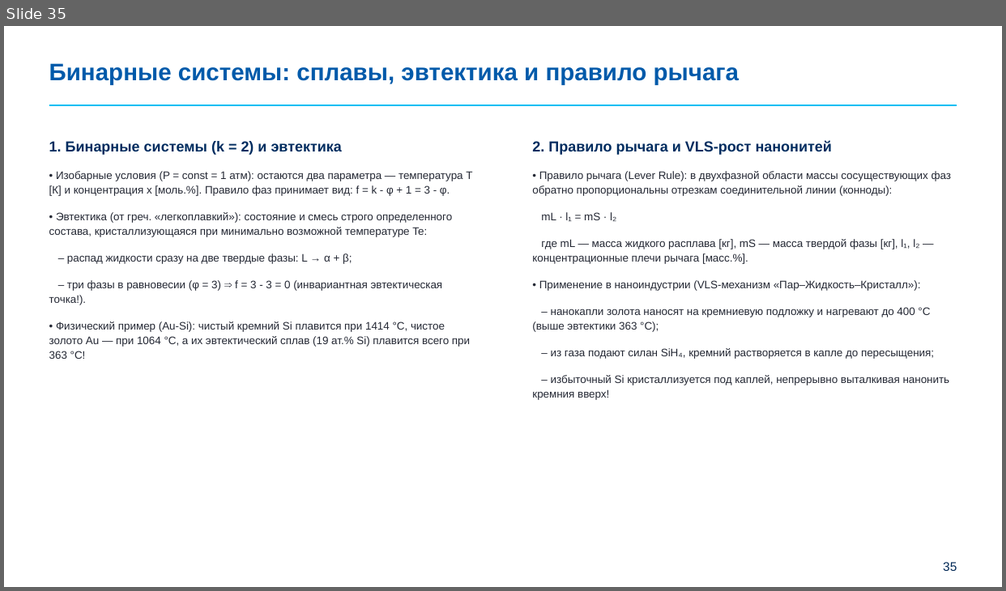
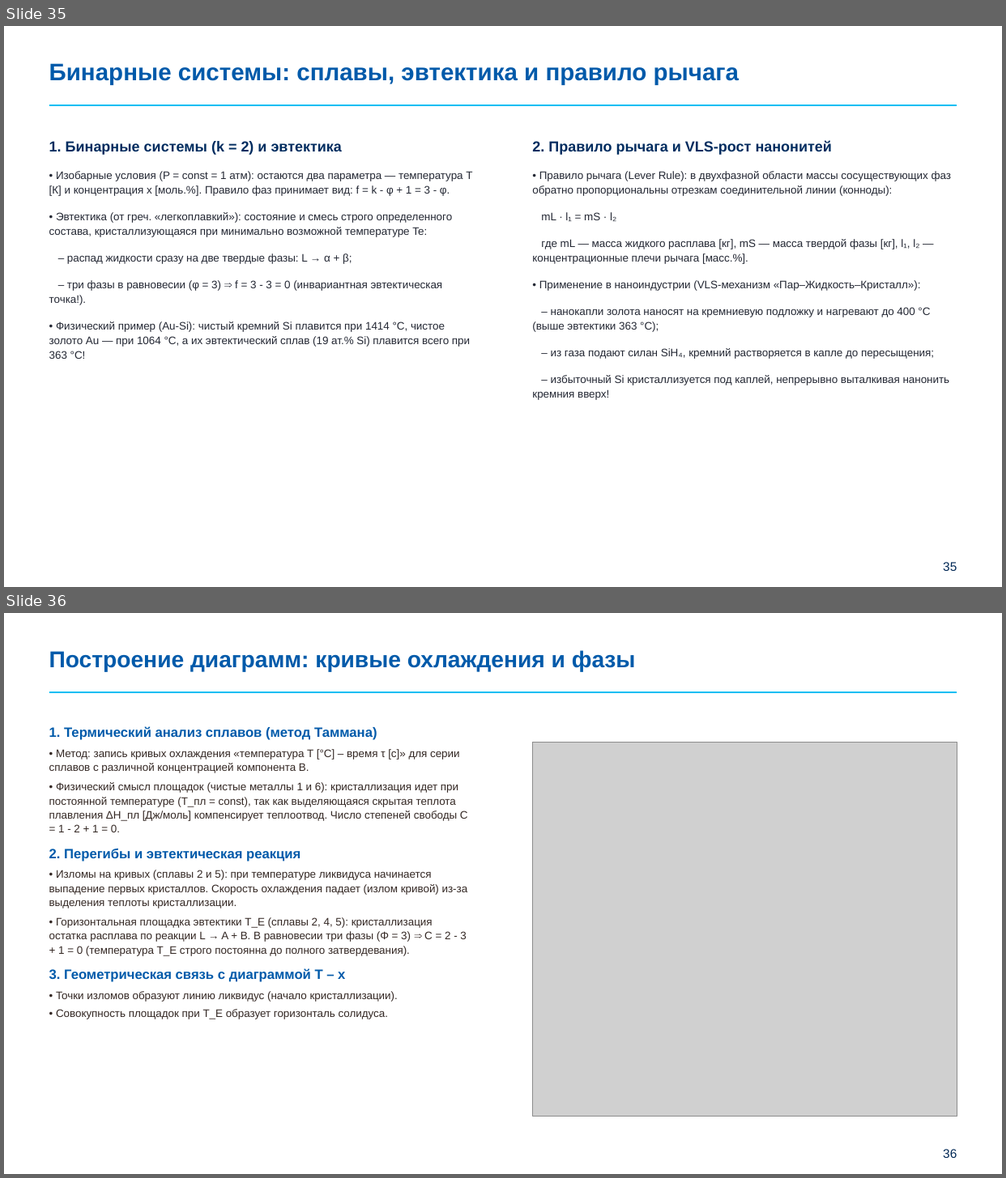
Before and after one commit to brattri3/nanophysics-course, a slide deck: course_materials/semester_4/lectures/lecture_02_thermodynamics_master_layouts.pptx. Shown one above the other, each under a label of ours: slide 35 before the commit, slides 35 and 36 after it. The pictures are 1006x591 and 1006x1178 pixels, drawn with LibreOffice and Linux fonts; fonts in the diff are those of the drawing; grey boxes stand for pictures; background and template pictures are left out. Boxes give left, top, right and bottom in pixels: in the first picture for what was removed or moved away, otherwise in the second. Text is boxed around its words. In the diff, an @@ line names an element or a change of style, - is before the commit and + after.

Commit message:
feat(lecture-02): add Slide 36 on thermal analysis and phase diagram construction

```diff
--- a/course_materials/semester_4/lectures/lecture_02_thermodynamics_master_layouts.pptx
+++ b/course_materials/semester_4/lectures/lecture_02_thermodynamics_master_layouts.pptx
@@ slide 36 added at (4, 613, 1002, 1174), background #FFFFFF; not listed: 2 template elements that a slide beside it also shows @@
@@ title added at (49, 650, 636, 672), 22 pt, text #005AAA, bold @@
+Построение диаграмм: кривые охлаждения и фазы
@@ text added at (49, 726, 468, 1020), 10.5 pt, text #342824 @@
+1. Термический анализ сплавов (метод Таммана)
+• Метод: запись кривых охлаждения «температура T [°C] – время τ [с]» для серии сплавов с различной концентрацией компонента B.
+• Физический смысл площадок (чистые металлы 1 и 6): кристаллизация идет при постоянной температуре (T_пл = const), так как выделяющаяся скрытая теплота плавления ΔH_пл [Дж/моль] компенсирует теплоотвод. Число степеней свободы C = 1 - 2 + 1 = 0.
+2. Перегибы и эвтектическая реакция
+• Изломы на кривых (сплавы 2 и 5): при температуре ликвидуса начинается выпадение первых кристаллов. Скорость охлаждения падает (излом кривой) из-за выделения теплоты кристаллизации.
+• Горизонтальная площадка эвтектики T_E (сплавы 2, 4, 5): кристаллизация остатка расплава по реакции L → A + B. В равновесии три фазы (Φ = 3) ⇒ C = 2 - 3 + 1 = 0 (температура T_E строго постоянна до полного затвердевания).
+3. Геометрическая связь с диаграммой T – x
+• Точки изломов образуют линию ликвидус (начало кристаллизации).
+• Совокупность площадок при T_E образует горизонталь солидуса.
@@ picture added at (533, 742, 957, 1116) @@
```
Also in this commit, not shown: 7 other files.
